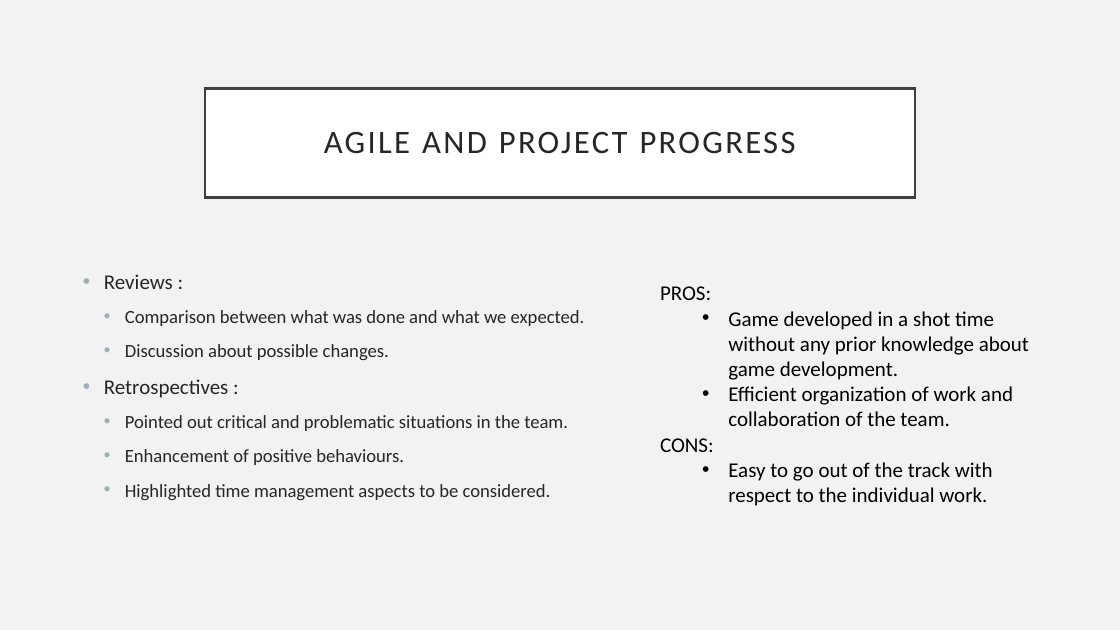
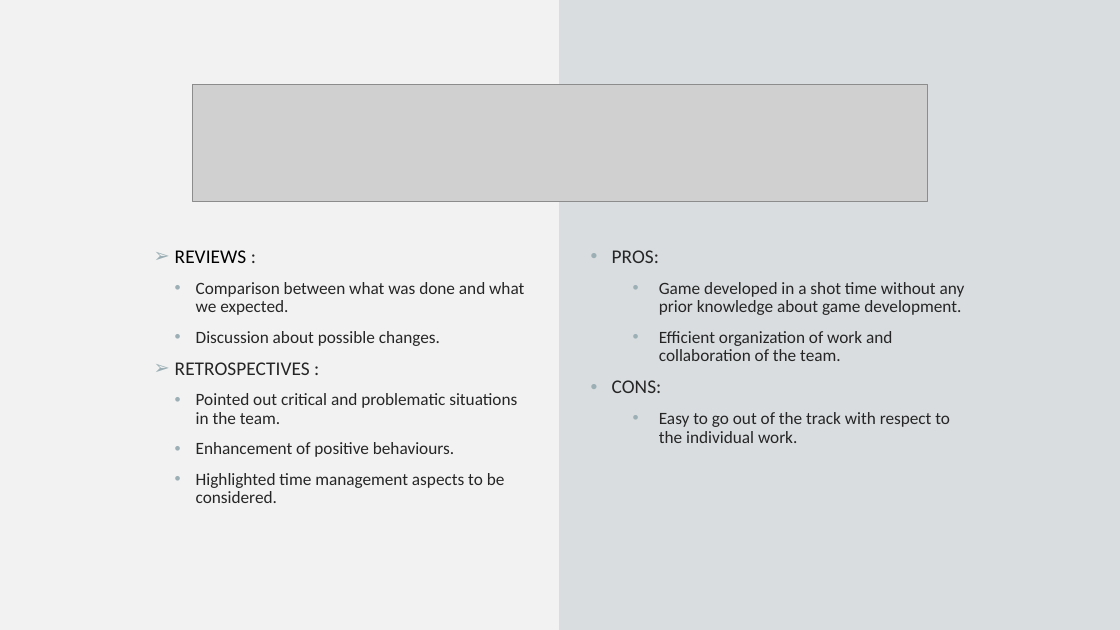
Before and after one commit to gdesimone97/unisa-life, a slide deck: slide 12 of PRESENTAZIONE FINALE2.pptx. Drawn at 1120x630 pixels with LibreOffice and Linux fonts; fonts in the diff are those of the drawing; grey boxes stand for pictures. Boxes give left, top, right and bottom in pixels: in the first picture for what was removed or moved away, otherwise in the second. Text is boxed around its words. In the diff, an @@ line names an element or a change of style, - is before the commit and + after.

```diff
--- a/PRESENTAZIONE FINALE2.pptx
+++ b/PRESENTAZIONE FINALE2.pptx
@@ rectangle added at (560,0,1120,630), fill #D9DDDF, outline #D9DDDF 1 pt @@
@@ picture added at (192,85,928,202) @@
@@ title removed at (205,88,915,197) @@
-AGILE AND PROJECT PROGRESS
@@ text "REVIEWS :": place and size @@
-text "REVIEWS :" at (104,274,585,500)
+text "REVIEWS :" at (175,250,524,503)
@@ text at (175,250,247,263): text changed; size 18 to 16.6 pt; text colour #262626 to #000000 @@
-• Reviews :
+➢ REVIEWS :
@@ text "PROS:": place and size @@
-text "PROS:" at (660,286,1029,506)
+text "PROS:" at (612,250,965,443)
@@ text "PROS:" at (612,250,965,443): size 18 to 16.6 pt in "PROS:", "CONS:"; text colour #000000 to #262626, size 18 to 14.8 pt; bullet none to •; line spacing 1 to 0.9; more space between paragraphs @@
@@ text at (196,282,524,503): size 16 to 14.8 pt; line spacing 1 to 0.9 @@
@@ text at (175,362,310,375): text changed; size 18 to 16.6 pt @@
-• Retrospectives :
+➢ RETROSPECTIVES :
```
Also in this commit, not shown: 3 other slides changed.
